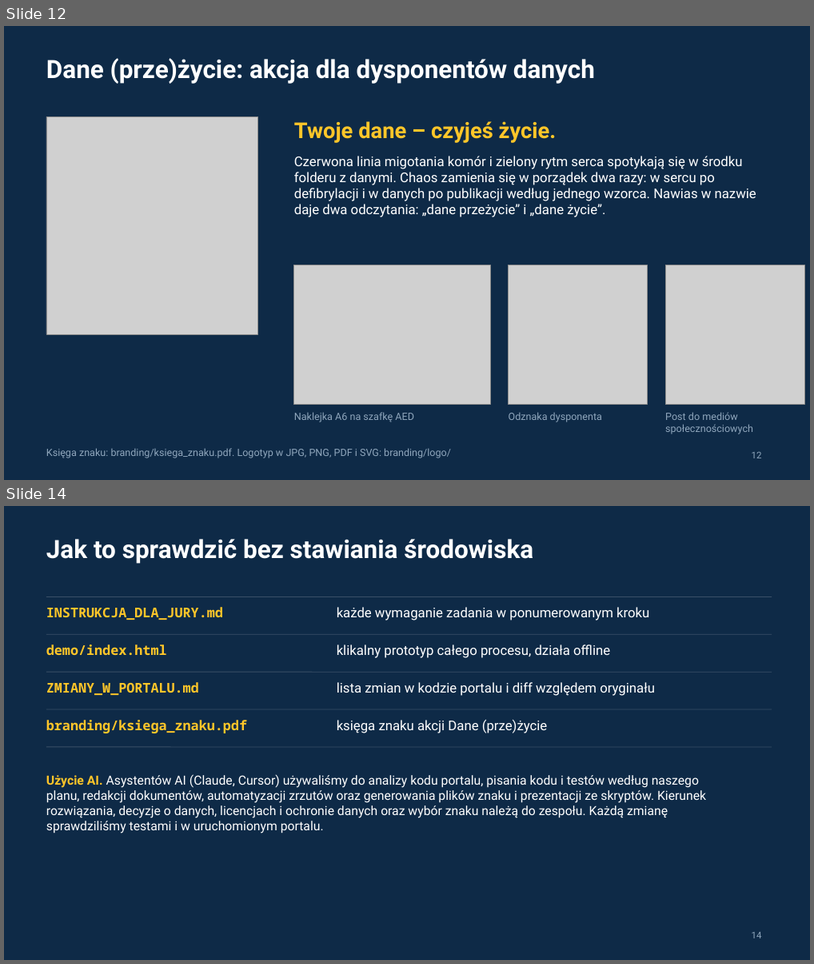
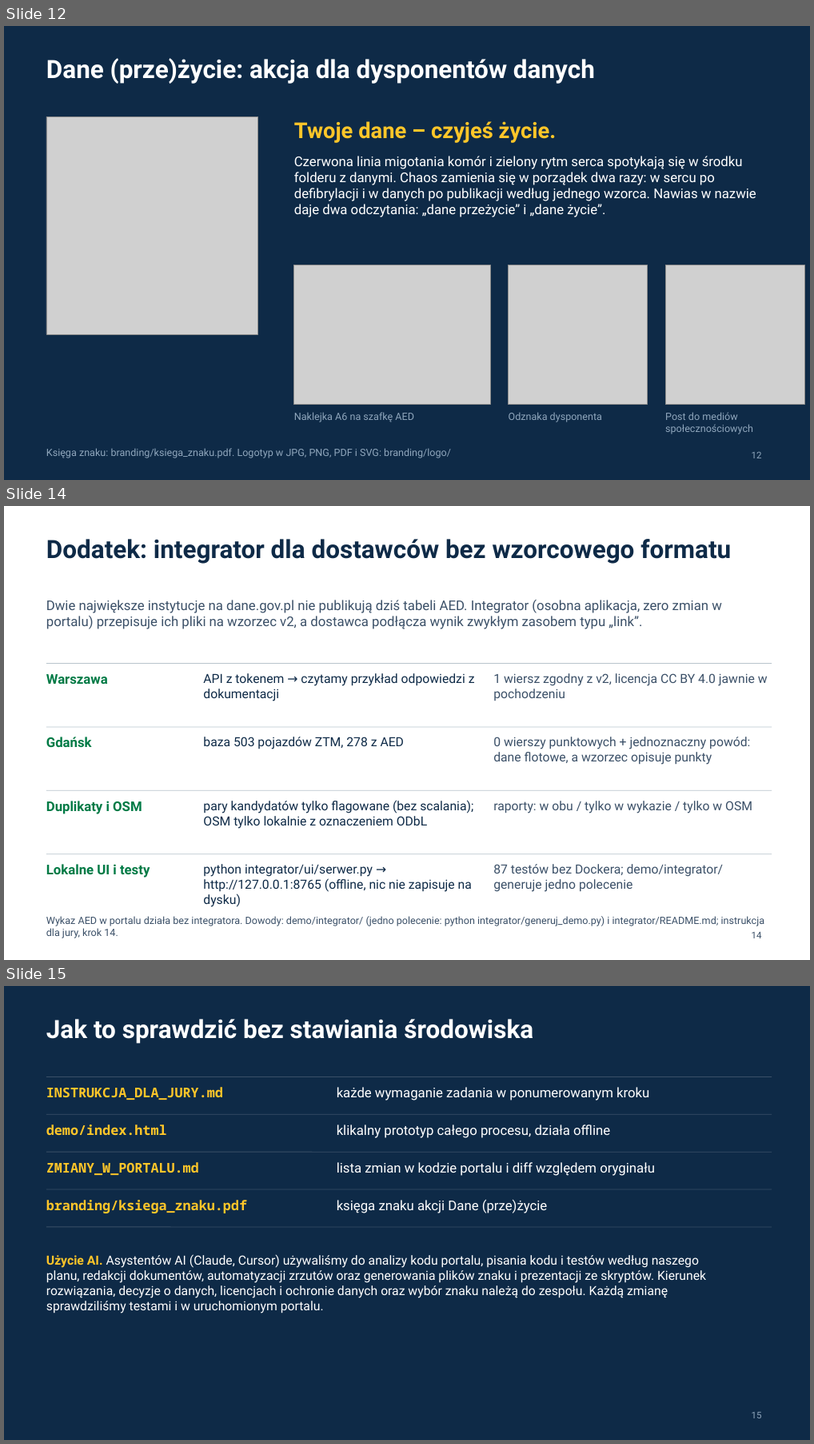
Before and after one commit to Bleidhu/Hack_Nation_2026_Open_AED, a slide deck: ZGLOSZENIE/prezentacja/dane_przezycie_prezentacja.pptx. Shown one above the other, each under a label of ours: slides 12 and 14 before the commit, slides 12, 14 and 15 after it; the slides between them are not shown. The pictures are 814x964 and 814x1444 pixels, drawn with LibreOffice and Linux fonts; fonts in the diff are those of the drawing; grey boxes stand for pictures. Boxes give left, top, right and bottom in pixels: in the first picture for what was removed or moved away, otherwise in the second. Text is boxed around its words. In the diff, an @@ line names an element or a change of style, - is before the commit and + after.

Commit message:
Integrator, faza 2: zadanie 11 (demo/integrator, instrukcja, prototyp, prezentacja i zgłoszenie)

```diff
--- a/ZGLOSZENIE/prezentacja/dane_przezycie_prezentacja.pptx
+++ b/ZGLOSZENIE/prezentacja/dane_przezycie_prezentacja.pptx
@@ slide 14 added at [4,506,810,960], background #FFFFFF @@
@@ title added at [46,539,731,564], 30 pt, text #0E2A47, bold @@
+Dodatek: integrator dla dostawców bez wzorcowego formatu
@@ text added at [46,600,722,629], 16 pt, text #3B5068 @@
+Dwie największe instytucje na dane.gov.pl nie publikują dziś tabeli AED. Integrator (osobna aplikacja, zero zmian w portalu) przepisuje ich pliki na wzorzec v2, a dostawca podłącza wynik zwykłym zasobem typu „link”.
@@ line added from (46, 664) to (772, 664), #B8C4CC 0.75 pt @@
@@ text added at [203,673,475,701], 15 pt, text #0E2A47 @@
+API z tokenem → czytamy przykład odpowiedzi z dokumentacji
@@ text added at [494,673,768,700], 15 pt, text #3B5068 @@
+1 wiersz zgodny z v2, licencja CC BY 4.0 jawnie w pochodzeniu
@@ text added at [46,674,108,684], 16 pt, text #007A45, bold @@
+Warszawa
@@ line added from (46, 727) to (772, 727), #B8C4CC 0.75 pt @@
@@ text added at [46,736,92,747], 16 pt, text #007A45, bold @@
+Gdańsk
@@ text added at [203,736,405,749], 15 pt, text #0E2A47 @@
+baza 503 pojazdów ZTM, 278 z AED
@@ text added at [494,736,750,764], 15 pt, text #3B5068 @@
+0 wierszy punktowych + jednoznaczny powód: dane flotowe, a wzorzec opisuje punkty
@@ line added from (46, 790) to (772, 790), #B8C4CC 0.75 pt @@
@@ text added at [46,800,142,814], 16 pt, text #007A45, bold @@
+Duplikaty i OSM
@@ text added at [203,800,474,828], 15 pt, text #0E2A47 @@
+pary kandydatów tylko flagowane (bez scalania); OSM tylko lokalnie z oznaczeniem ODbL
@@ text added at [494,800,753,813], 15 pt, text #3B5068 @@
+raporty: w obu / tylko w wykazie / tylko w OSM
@@ line added from (46, 854) to (772, 854), #B8C4CC 0.75 pt @@
@@ text added at [46,864,150,877], 16 pt, text #007A45, bold @@
+Lokalne UI i testy
@@ text added at [203,864,472,907], 15 pt, text #0E2A47 @@
+python integrator/ui/serwer.py → http://127.0.0.1:8765 (offline, nic nie zapisuje na dysku)
@@ text added at [494,864,724,892], 15 pt, text #3B5068 @@
+87 testów bez Dockera; demo/integrator/ generuje jedno polecenie
@@ text added at [46,916,765,938], 12 pt, text #3B5068 @@
+Wykaz AED w portalu działa bez integratora. Dowody: demo/integrator/ (jedno polecenie: python integrator/generuj_demo.py) i integrator/README.md; instrukcja dla jury, krok 14.
@@ page number added at [752,932,762,938], 11 pt, text #3B5068 @@
+14
@@ what was slide 14 is now slide 15 @@
@@ page number at [752,1412,762,1418]: text changed @@
-14
+15
```
Also in this commit, not shown: 1 slide changed, 27 other files.
